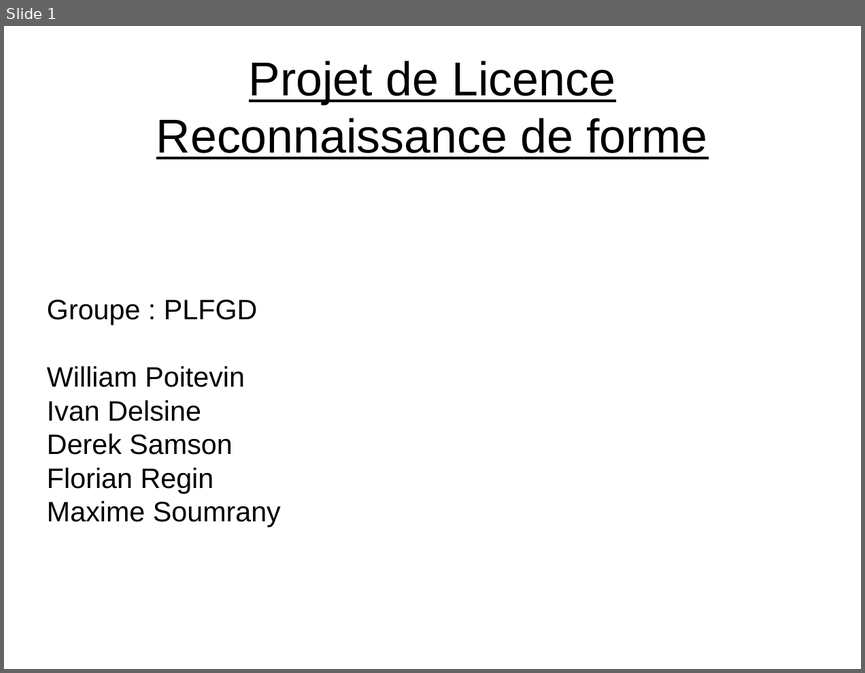
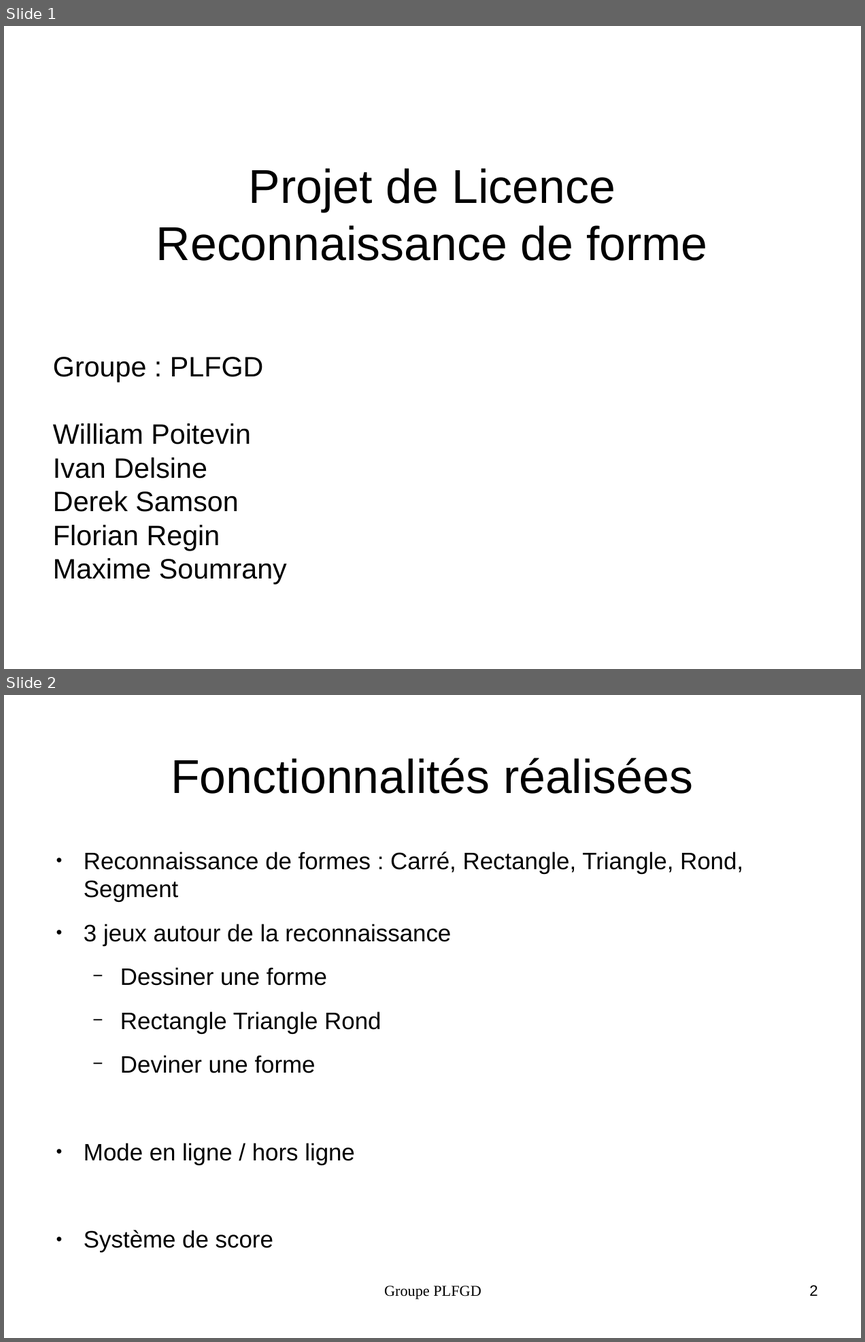
Before and after one commit to Ainorte/PLFGD, a slide deck: Documentation/Diapo.odp. Shown one above the other, each under a label of ours: slide 1 before the commit, slides 1 and 2 after it. The pictures are 865x673 and 865x1342 pixels, drawn with LibreOffice and Linux fonts; fonts in the diff are those of the drawing. Boxes give left, top, right and bottom in pixels: in the first picture for what was removed or moved away, otherwise in the second. Text is boxed around its words. In the diff, an @@ line names an element or a change of style, - is before the commit and + after.

```diff
--- a/Documentation/Diapo.odp
+++ b/Documentation/Diapo.odp
@@ slide 2 added at (x1=4, y1=695, x2=861, y2=1338), background #FFFFFF @@
@@ title added at (x1=171, y1=758, x2=693, y2=794), 44 pt, text #000000 @@
+Fonctionnalités réalisées
@@ text added at (x1=84, y1=851, x2=743, y2=1252), 22 pt, text #000000 @@
+● Reconnaissance de formes : Carré, Rectangle, Triangle, Rond, Segment
+● 3 jeux autour de la reconnaissance
+  − Dessiner une forme
+  − Rectangle Triangle Rond
+  − Deviner une forme
+● Mode en ligne / hors ligne
+● Système de score
@@ text added at (x1=384, y1=1285, x2=481, y2=1299), 14 pt, text #000000 @@
+Groupe PLFGD
@@ page number added at (x1=809, y1=1285, x2=817, y2=1295), 14 pt, text #000000 @@
+2
@@ slide 1 changed as well @@
@@ title "Projet de Licence Reconnaissance de ..." moved from (x1=156, y1=61, x2=707, y2=159) to (x1=156, y1=168, x2=707, y2=261) @@
@@ title "Projet de Licence Reconnaissance de ..." at (x1=156, y1=168, x2=707, y2=261): underline off @@
@@ subtitle "Groupe : PLFGD" moved from (x1=47, y1=299, x2=281, y2=527) to (x1=53, y1=356, x2=287, y2=584) @@
```
Also in this commit, not shown: 1 other slide changed, 8 other slides added, 5 slides removed.
